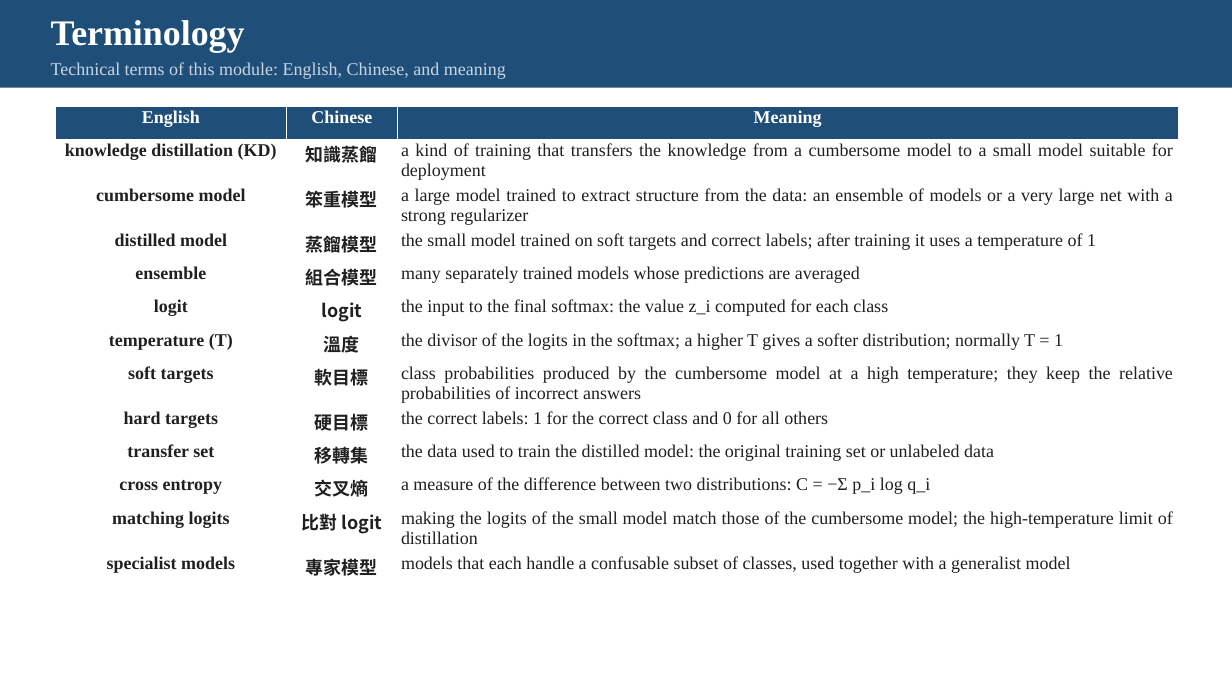
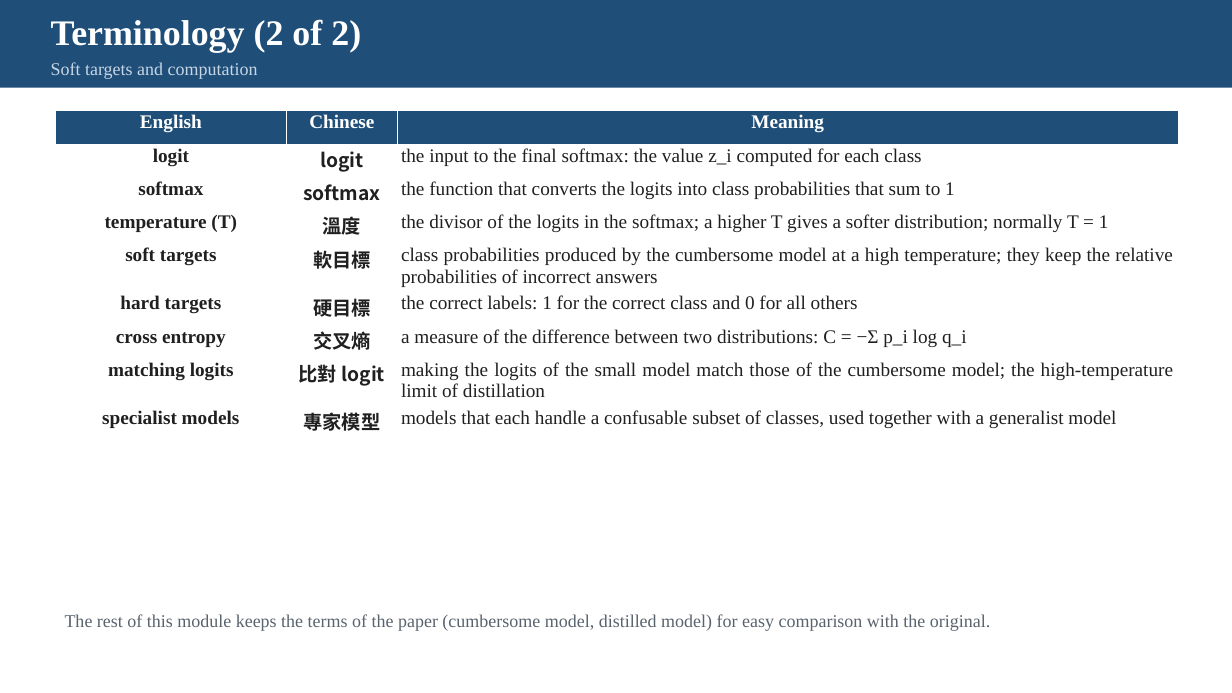
Before and after one commit to pychang-ai/115-1_DLMA, a slide deck: slide 6 of topics/knowledge-distillation/Knowledge_Distillation_slides_EN.pptx (slide 5 before the commit). Drawn at 1232x693 pixels with LibreOffice and Linux fonts; fonts in the diff are those of the drawing. Boxes give left, top, right and bottom in pixels: in the first picture for what was removed or moved away, otherwise in the second. Text is boxed around its words. In the diff, an @@ line names an element or a change of style, - is before the commit and + after.

```diff
--- a/topics/knowledge-distillation/Knowledge_Distillation_slides_EN.pptx
+++ b/topics/knowledge-distillation/Knowledge_Distillation_slides_EN.pptx
@@ text at (x1=51, y1=19, x2=361, y2=53): text changed @@
-Terminology
+Terminology (2 of 2)
@@ text at (x1=51, y1=62, x2=258, y2=79): text changed @@
-Technical terms of this module: English, Chinese, and meaning
+Soft targets and computation
@@ table at (x1=55, y1=111, x2=1178, y2=435) @@
-row 2: knowledge distillation (KD) | 知識蒸餾 | a kind of training that transfers the knowledge from a cumbersome model to a small model suitable for deployment
-row 3: cumbersome model | 笨重模型 | a large model trained to extract structure from the data: an ensemble of models or a very large net with a strong regularizer
-row 4: distilled model | 蒸餾模型 | the small model trained on soft targets and correct labels; after training it uses a temperature of 1
-row 5: ensemble | 組合模型 | many separately trained models whose predictions are averaged
+row 3: softmax | softmax | the function that converts the logits into class probabilities that sum to 1
-row 10: transfer set | 移轉集 | the data used to train the distilled model: the original training set or unlabeled data
@@ table resized from (x1=55, y1=106, x2=1178, y2=580) to (x1=55, y1=111, x2=1178, y2=435) @@
@@ text added at (x1=65, y1=614, x2=990, y2=631), 14 pt, text #59636E @@
+The rest of this module keeps the terms of the paper (cumbersome model, distilled model) for easy comparison with the original.
```
Also in this commit, not shown: 4 other slides changed, 1 slide added, 1 other file.
